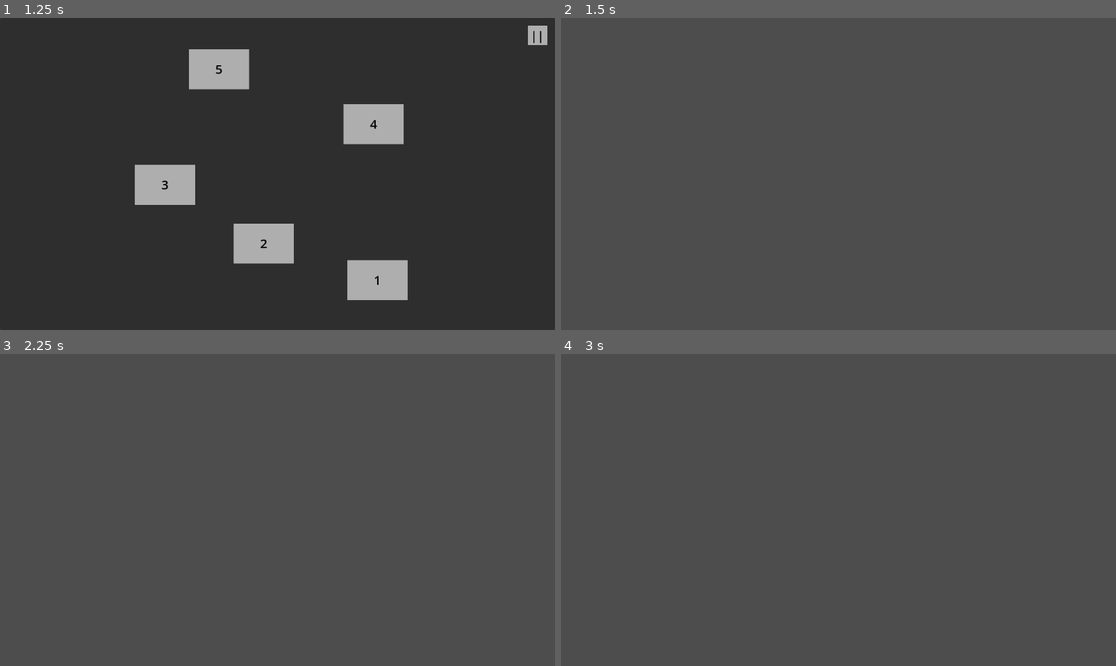
Above: before the commit, frames 1-4 (two rows, left to right).
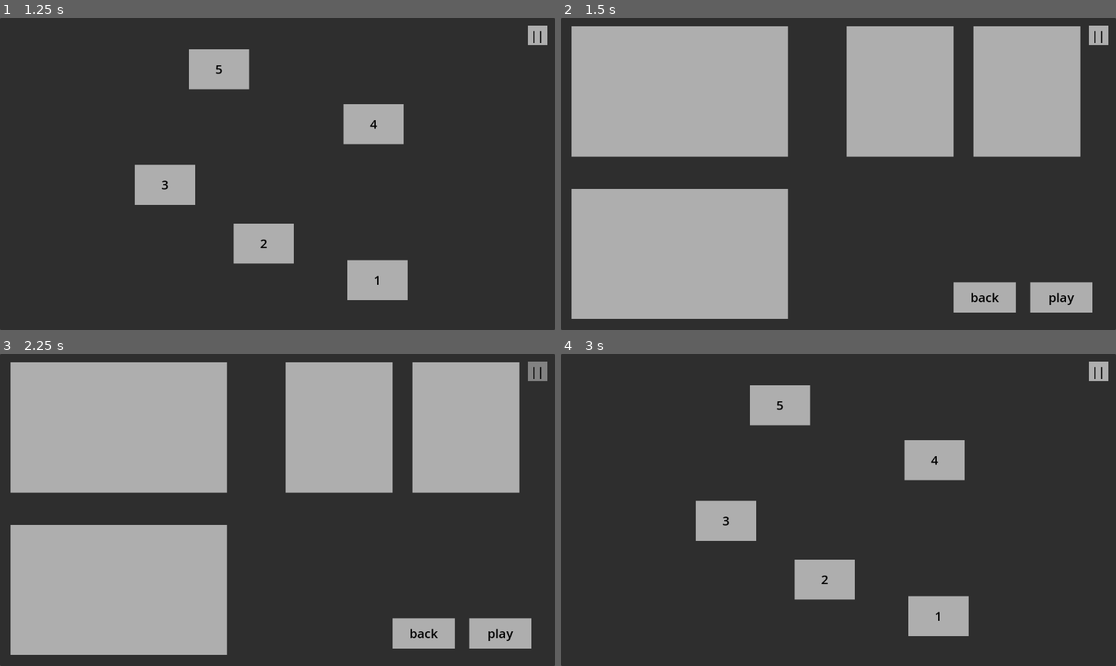
Above: after the commit, the same moments.

Repository: 418-Time/TD
Game: Godot game, scene res://Scenes/Menus/MainMenu.tscn
Two runs of this game, one before a commit and one after it. Both use one fixed random seed, a clock stepped at 60 frames per second and the inputs below. The engine's default icon, where the game draws it, is replaced by a stand-in: a white triangle on a blue panel in a dark square.
Inputs (mouse positions are in pixels of both pictures, inside the frame that each line leads up to):
- Up to frame 1 (1.25 s): click "Start game" at 0.5 s
- Up to frame 2 (1.5 s): click "1" at 1.25 s
- Up to frame 3 (2.25 s): click (538, 372) at 2 s, where only the run after the commit has a clickable "||"
- Up to frame 4 (3 s): click (982, 634) at 2.75 s, where only the run after the commit has a clickable "back"

Frame 1 is identical in both runs. In frame 2, 100% of the frame differs, in the area x 0-100%, y 0-100%; in frame 3, 100%; in frame 4, 100%.

Commit message:
This commit will: add Level description

Diff:
--- a/Scenes/Menus/LevelDescription.tscn
+++ b/Scenes/Menus/LevelDescription.tscn
@@ -1,4 +1,31 @@
-[gd_scene format=3 uid="uid://dbif5fnwv5ijl"]
+[gd_scene load_steps=11 format=3 uid="uid://dbif5fnwv5ijl"]
+
+[ext_resource type="Script" uid="uid://b7pcabreatv75" path="res://Scenes/Menus/level_description.gd" id="1_mpdwy"]
+
+[sub_resource type="StyleBoxFlat" id="StyleBoxFlat_i4y8i"]
+bg_color = Color(0.682353, 0.682353, 0.682353, 1)
+
+[sub_resource type="StyleBoxEmpty" id="StyleBoxEmpty_mpdwy"]
+
+[sub_resource type="StyleBoxFlat" id="StyleBoxFlat_05poc"]
+bg_color = Color(0.509286, 0.509286, 0.509286, 1)
+
+[sub_resource type="StyleBoxFlat" id="StyleBoxFlat_3yvr3"]
+bg_color = Color(0.306923, 0.306923, 0.306923, 1)
+
+[sub_resource type="StyleBoxFlat" id="StyleBoxFlat_ik7hg"]
+bg_color = Color(0.683077, 0.683077, 0.683077, 1)
+
+[sub_resource type="StyleBoxEmpty" id="StyleBoxEmpty_i4y8i"]
+
+[sub_resource type="StyleBoxFlat" id="StyleBoxFlat_mpdwy"]
+bg_color = Color(0.509286, 0.509286, 0.509286, 1)
+
+[sub_resource type="StyleBoxFlat" id="StyleBoxFlat_bfl8f"]
+bg_color = Color(0.306923, 0.306923, 0.306923, 1)
+
+[sub_resource type="StyleBoxFlat" id="StyleBoxFlat_e268x"]
+bg_color = Color(0.683077, 0.683077, 0.683077, 1)
 
 [node name="LevelDescription" type="Control"]
 layout_mode = 3
@@ -7,3 +34,120 @@
 anchor_bottom = 1.0
 grow_horizontal = 2
 grow_vertical = 2
+script = ExtResource("1_mpdwy")
+
+[node name="Panel" type="Panel" parent="."]
+layout_mode = 1
+anchors_preset = 15
+anchor_right = 1.0
+anchor_bottom = 1.0
+grow_horizontal = 2
+grow_vertical = 2
+
+[node name="map_preview" type="Panel" parent="."]
+layout_mode = 1
+anchors_preset = 1
+anchor_left = 1.0
+anchor_right = 1.0
+offset_left = -1130.0
+offset_top = 17.0
+offset_right = -681.0
+offset_bottom = 288.0
+grow_horizontal = 0
+theme_override_styles/panel = SubResource("StyleBoxFlat_i4y8i")
+
+[node name="enemies_preview" type="Panel" parent="."]
+layout_mode = 1
+anchors_preset = 1
+anchor_left = 1.0
+anchor_right = 1.0
+offset_left = -1130.0
+offset_top = 355.0
+offset_right = -681.0
+offset_bottom = 625.0
+grow_horizontal = 0
+theme_override_styles/panel = SubResource("StyleBoxFlat_i4y8i")
+
+[node name="available_turrets" type="Panel" parent="."]
+layout_mode = 1
+anchors_preset = 1
+anchor_left = 1.0
+anchor_right = 1.0
+offset_left = -559.0
+offset_top = 17.0
+offset_right = -337.0
+offset_bottom = 288.0
+grow_horizontal = 0
+theme_override_styles/panel = SubResource("StyleBoxFlat_i4y8i")
+
+[node name="equipped_turrets" type="Panel" parent="."]
+layout_mode = 1
+anchors_preset = 1
+anchor_left = 1.0
+anchor_right = 1.0
+offset_left = -296.0
+offset_top = 17.0
+offset_right = -74.0
+offset_bottom = 288.0
+grow_horizontal = 0
+theme_override_styles/panel = SubResource("StyleBoxFlat_i4y8i")
+
+[node name="options" type="Button" parent="."]
+custom_minimum_size = Vector2(40, 40)
+layout_mode = 1
+anchors_preset = 1
+anchor_left = 1.0
+anchor_right = 1.0
+offset_left = -56.0
+offset_top = 16.0
+offset_right = -16.0
+offset_bottom = 56.0
+grow_horizontal = 0
+size_flags_vertical = 3
+theme_override_colors/font_hover_color = Color(0, 0, 0, 1)
+theme_override_colors/font_color = Color(0, 0, 0, 1)
+theme_override_colors/font_focus_color = Color(0, 0, 0, 1)
+theme_override_colors/font_pressed_color = Color(0, 0, 0, 1)
+theme_override_font_sizes/font_size = 26
+theme_override_styles/focus = SubResource("StyleBoxEmpty_mpdwy")
+theme_override_styles/hover = SubResource("StyleBoxFlat_05poc")
+theme_override_styles/pressed = SubResource("StyleBoxFlat_3yvr3")
+theme_override_styles/normal = SubResource("StyleBoxFlat_ik7hg")
+text = "||"
+
+[node name="play" type="Button" parent="."]
+offset_left = 974.0
+offset_top = 549.0
+offset_right = 1103.0
+offset_bottom = 612.0
+size_flags_vertical = 3
+theme_override_colors/font_hover_color = Color(0, 0, 0, 1)
+theme_override_colors/font_color = Color(0, 0, 0, 1)
+theme_override_colors/font_focus_color = Color(0, 0, 0, 1)
+theme_override_colors/font_pressed_color = Color(0, 0, 0, 1)
+theme_override_font_sizes/font_size = 26
+theme_override_styles/focus = SubResource("StyleBoxEmpty_i4y8i")
+theme_override_styles/hover = SubResource("StyleBoxFlat_mpdwy")
+theme_override_styles/pressed = SubResource("StyleBoxFlat_bfl8f")
+theme_override_styles/normal = SubResource("StyleBoxFlat_e268x")
+text = "play"
+
+[node name="back" type="Button" parent="."]
+offset_left = 815.0
+offset_top = 549.0
+offset_right = 944.0
+offset_bottom = 612.0
+size_flags_vertical = 3
+theme_override_colors/font_hover_color = Color(0, 0, 0, 1)
+theme_override_colors/font_color = Color(0, 0, 0, 1)
+theme_override_colors/font_focus_color = Color(0, 0, 0, 1)
+theme_override_colors/font_pressed_color = Color(0, 0, 0, 1)
+theme_override_font_sizes/font_size = 26
+theme_override_styles/focus = SubResource("StyleBoxEmpty_i4y8i")
+theme_override_styles/hover = SubResource("StyleBoxFlat_mpdwy")
+theme_override_styles/pressed = SubResource("StyleBoxFlat_bfl8f")
+theme_override_styles/normal = SubResource("StyleBoxFlat_e268x")
+text = "back"
+
+[connection signal="pressed" from="play" to="." method="_on_play_pressed"]
+[connection signal="pressed" from="back" to="." method="_on_back_pressed"]
--- /dev/null
+++ b/Scenes/Menus/level_description.gd
@@ -0,0 +1,12 @@
+extends Control
+
+
+func _on_play_pressed() -> void:
+	get_tree().change_scene_to_file("res://Scenes/Menus/LevelInterface.tscn")
+	pass
+
+
+
+func _on_back_pressed() -> void:
+	get_tree().change_scene_to_file("res://Scenes/Menus/LevelsMap.tscn")
+	pass
Not shown, added: Scenes/Menus/level_description.gd.uid
